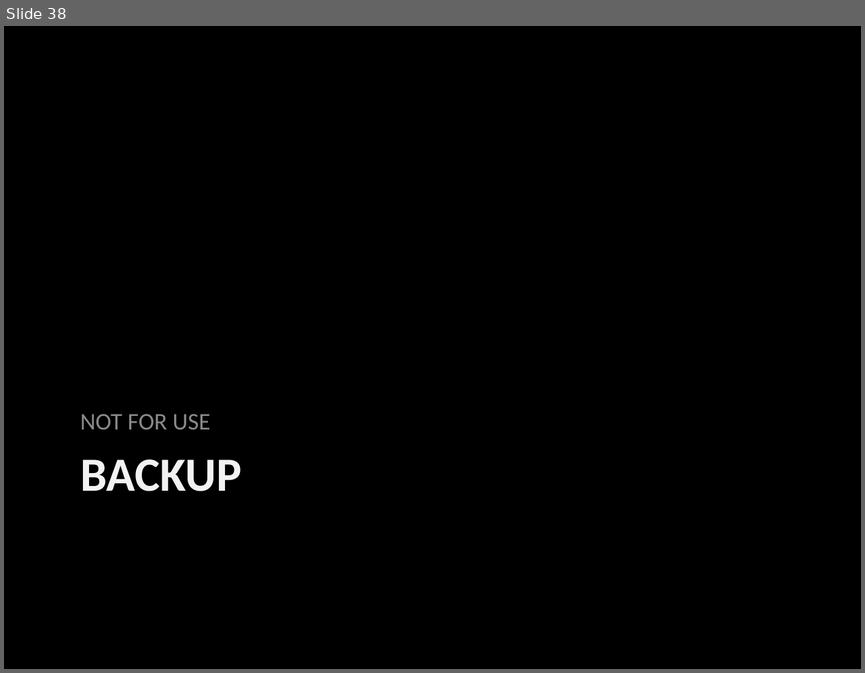
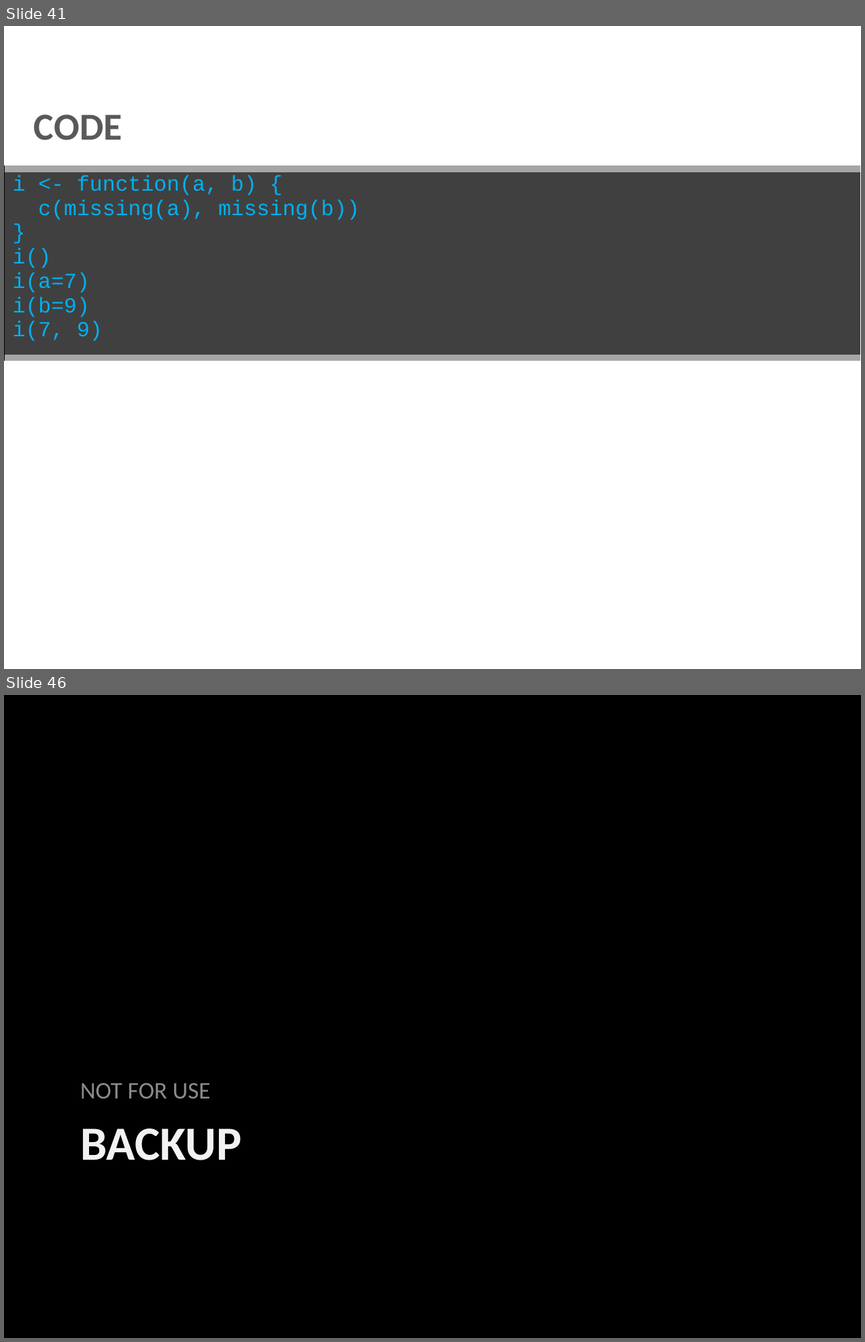
Before and after one commit to sunbee/R-How-To, a slide deck: LearnR Lessons Functions FunctionComponents.pptx. Shown one above the other, each under a label of ours: slide 38 before the commit, slides 41 and 46 after it; the slides between them are not shown. The pictures are 865x673 and 865x1342 pixels, drawn with LibreOffice and Linux fonts; fonts in the diff are those of the drawing. Boxes give left, top, right and bottom in pixels: in the first picture for what was removed or moved away, otherwise in the second. Text is boxed around its words. In the diff, an @@ line names an element or a change of style, - is before the commit and + after.

```diff
--- a/LearnR Lessons Functions FunctionComponents.pptx
+++ b/LearnR Lessons Functions FunctionComponents.pptx
@@ slide 41 added at [4, 26, 861, 669], background #FFFFFF @@
@@ text added at [34, 114, 122, 140], 32 pt, text #595959, bold @@
+CODE
@@ table added at [4, 169, 861, 358], 1 rows, 1 columns @@
+i <- function(a, b) { / c(missing(a), missing(b)) / } / i() / i(a=7) / i(b=9) / i(7, 9)
@@ what was slide 38 is now slide 46 @@
```
Also in this commit, not shown: 4 slides changed, 8 other slides added, 4 other files.
